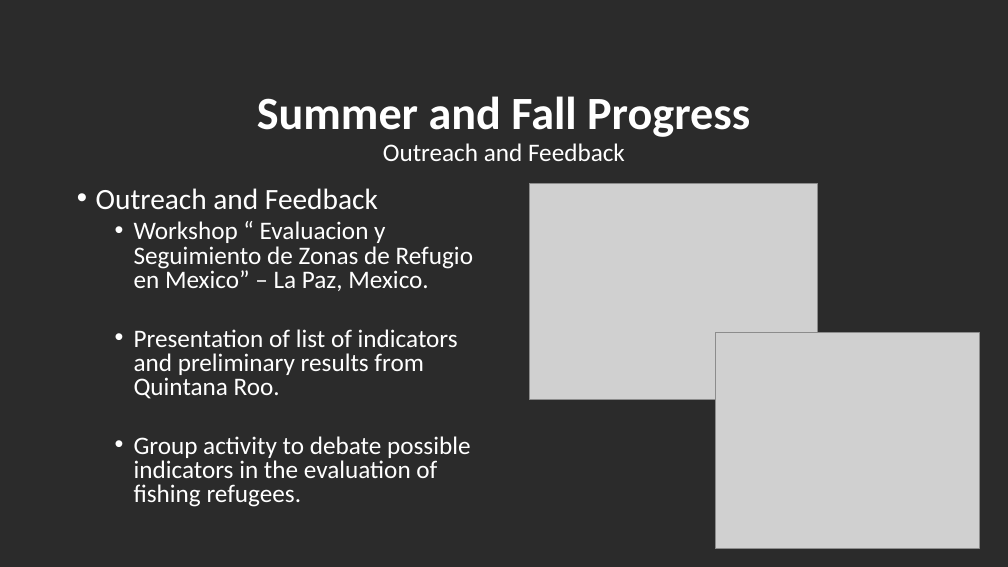
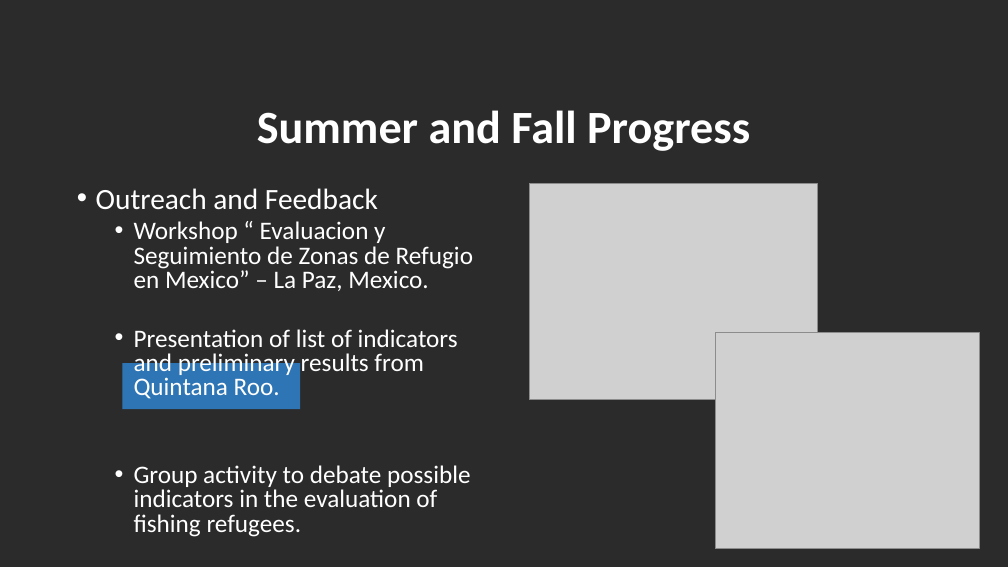
Before and after one commit to turfeffect/Docs, a slide deck: slide 6 of Presentations/Fall Review Meeting/A FRAMEWORK TO EVALUATE MARINE RESERVES IN MEXICO.pptx. Drawn at 1008x567 pixels with LibreOffice and Linux fonts; fonts in the diff are those of the drawing; grey boxes stand for pictures; background and template pictures are left out; a plain dark background stands for a picture behind light text. Boxes give left, top, right and bottom in pixels: in the first picture for what was removed or moved away, otherwise in the second. Text is boxed around its words. In the diff, an @@ line names an element or a change of style, - is before the commit and + after.

Commit message:
Fall Review Meeting Final Presentation

```diff
--- a/Presentations/Fall Review Meeting/A FRAMEWORK TO EVALUATE MARINE RESERVES IN MEXICO.pptx
+++ b/Presentations/Fall Review Meeting/A FRAMEWORK TO EVALUATE MARINE RESERVES IN MEXICO.pptx
@@ title at (x1=257, y1=110, x2=750, y2=151): text changed @@
-Summer and Fall Progress
-Outreach and Feedback
+Summer and Fall Progress
@@ text "Outreach and Feedback" rewrapped from (x1=96, y1=188, x2=473, y2=507) to (x1=96, y1=188, x2=473, y2=537) @@
@@ rectangle added at (x1=123, y1=363, x2=300, y2=409), fill #2E75B5 @@
```
Also in this commit, not shown: 3 other slides changed.
